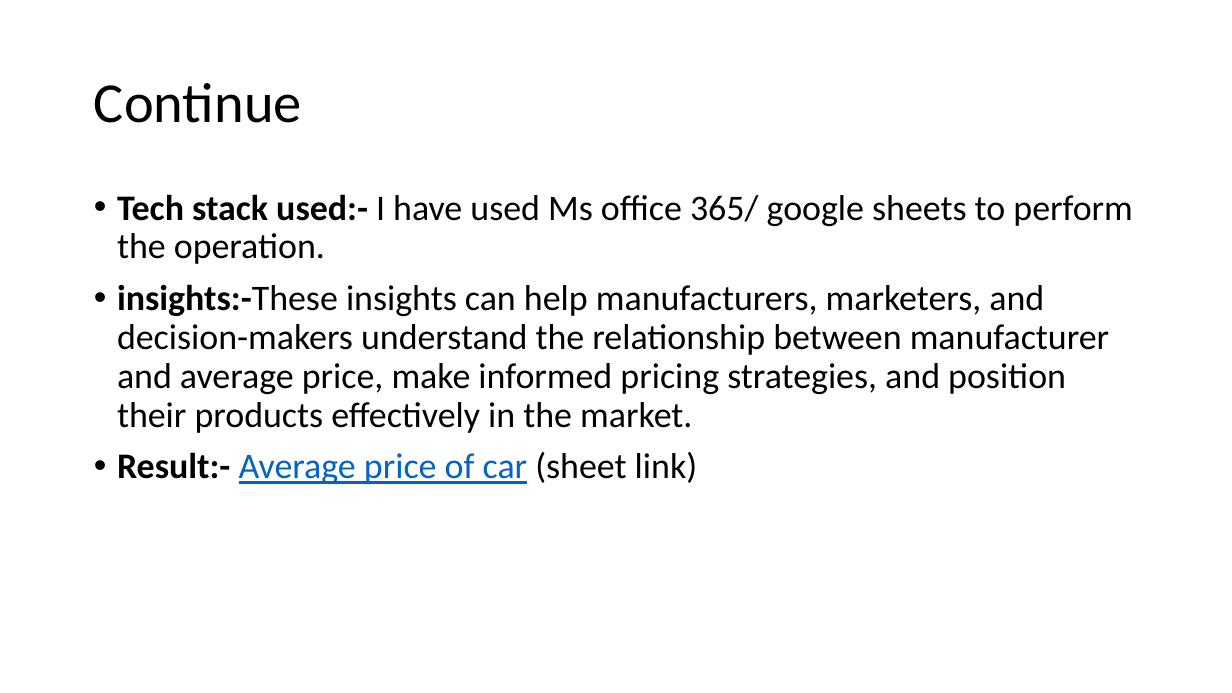
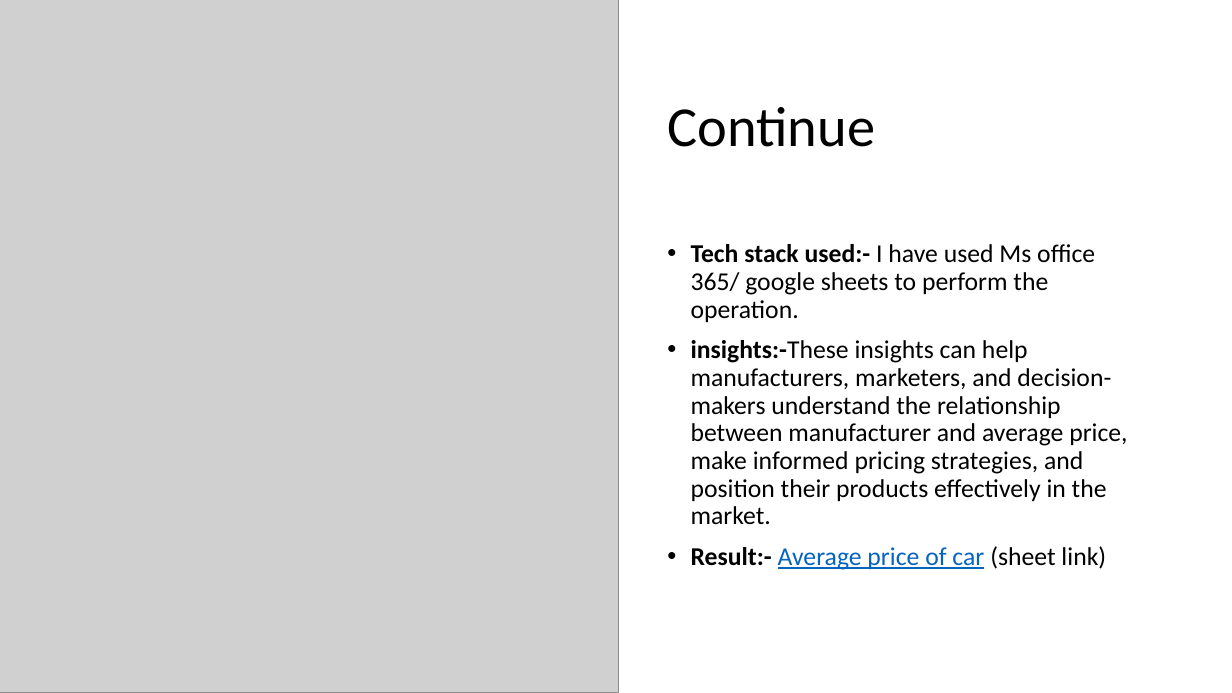
Before and after one commit to Athreya27/Athreya-, a slide deck: slide 13 of Impact of Car Features.pptx (slide 12 before the commit). Drawn at 1232x693 pixels with LibreOffice and Linux fonts; fonts in the diff are those of the drawing; grey boxes stand for pictures. Boxes give left, top, right and bottom in pixels: in the first picture for what was removed or moved away, otherwise in the second. Text is boxed around its words. In the diff, an @@ line names an element or a change of style, - is before the commit and + after.

```diff
--- a/Impact of Car Features.pptx
+++ b/Impact of Car Features.pptx
@@ picture added at [0,0,618,693] @@
@@ title "Continue": place and size @@
-title "Continue" at [94,83,302,123]
+title "Continue" at [667,107,875,147]
@@ text "Tech stack used:- I have ...": place and size @@
-text "Tech stack used:- I have ..." at [117,194,1132,484]
+text "Tech stack used:- I have ..." at [691,244,1127,570]
@@ text "Tech stack used:- I have ..." at [691,244,1127,570]: size 28 to 20 pt @@
```
Also in this commit, not shown: 29 other slides changed, 10 slides added, 5 slides removed.
